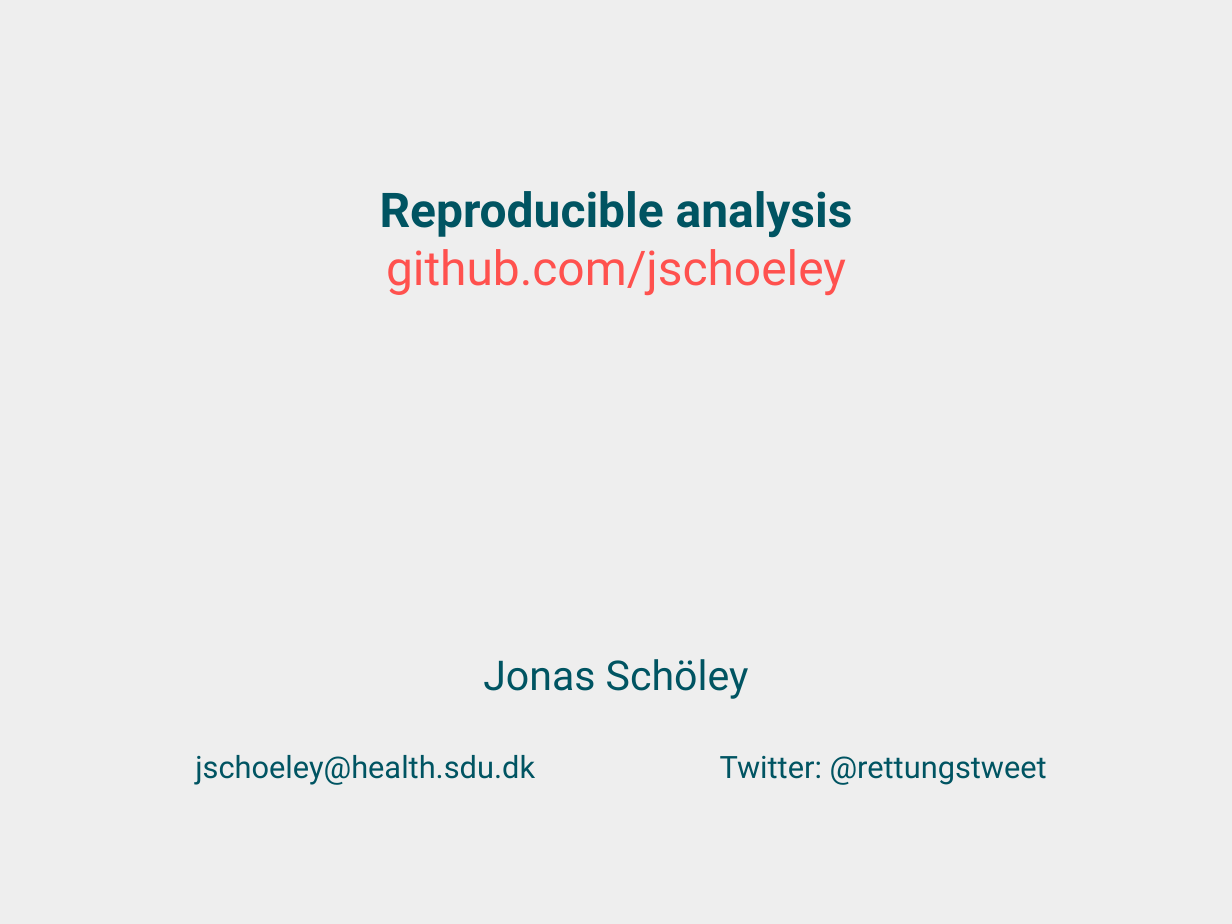
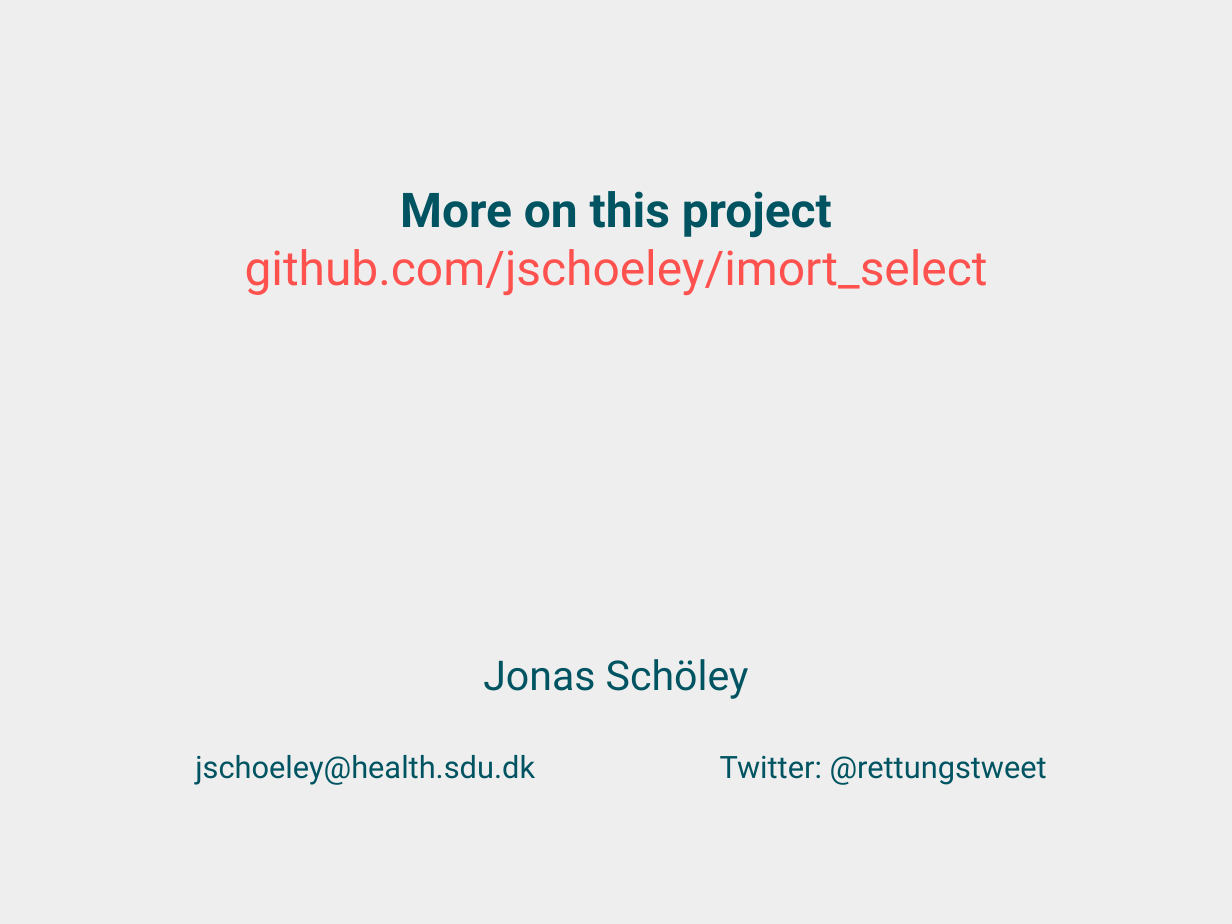
Before and after one commit to jschoeley/imort_select, a slide deck: slide 21 of doc/2017-05-29-presentation_popfest/popfest_jonas.odp. Drawn at 1232x924 pixels with LibreOffice and Linux fonts; fonts in the diff are those of the drawing. Boxes give left, top, right and bottom in pixels: in the first picture for what was removed or moved away, otherwise in the second. Text is boxed around its words. In the diff, an @@ line names an element or a change of style, - is before the commit and + after.

```diff
--- a/doc/2017-05-29-presentation_popfest/popfest_jonas.odp
+++ b/doc/2017-05-29-presentation_popfest/popfest_jonas.odp
@@ text at (x1=245, y1=191, x2=988, y2=295): text changed; text colour #005462 to #FF514E; bold off @@
-Reproducible analysis
-github.com/jschoeley
+More on this project
+github.com/jschoeley/imort_select
```
Also in this commit, not shown: 9 other slides changed, 1 slide added, 1 slide removed, 28 other files.
